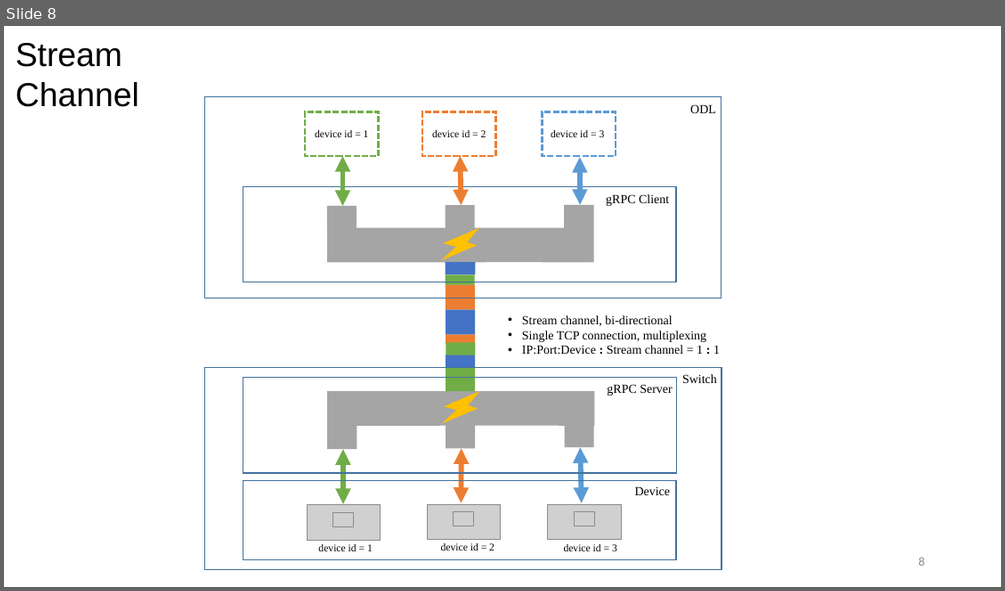
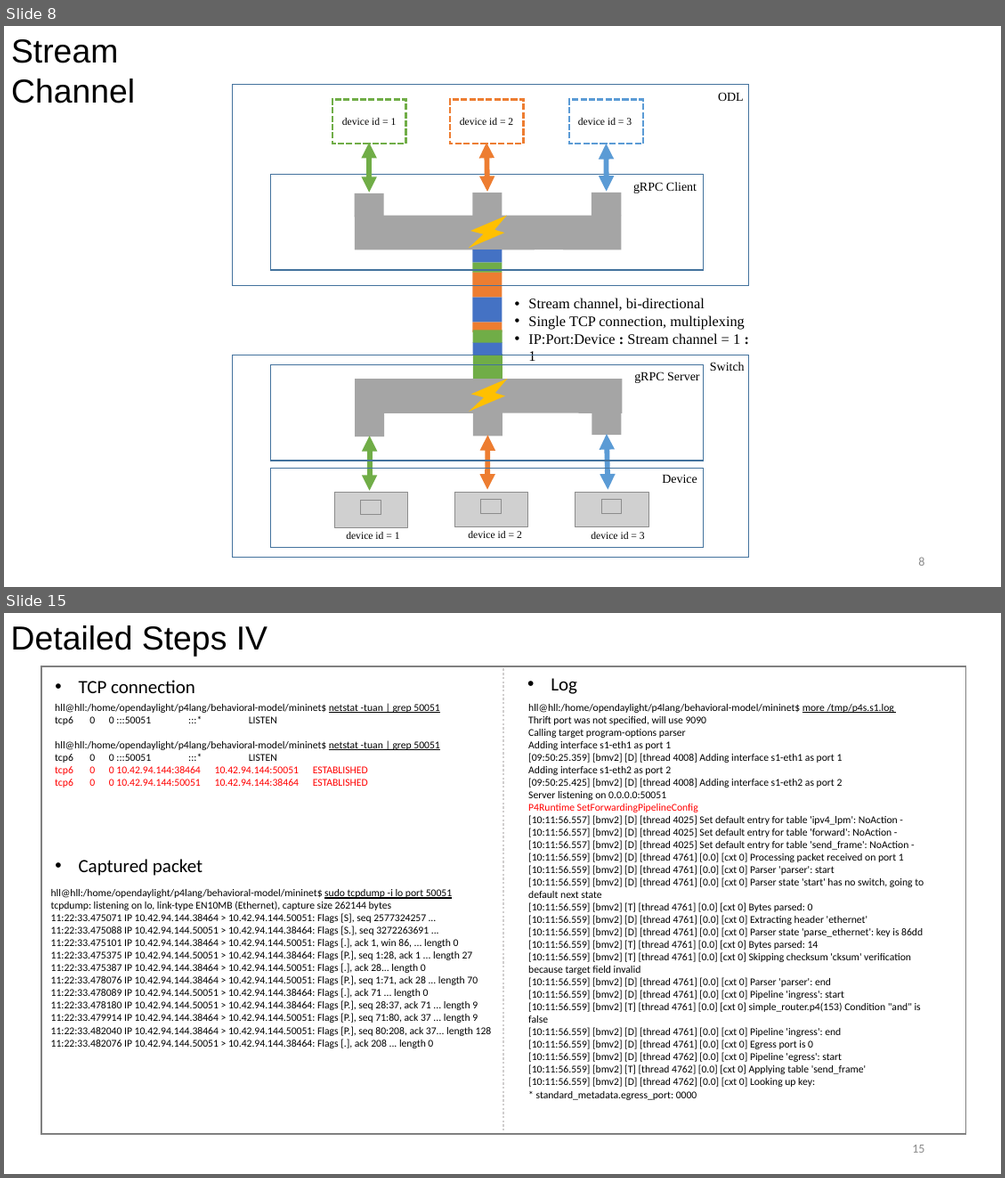
Before and after one commit to dingrui37/resources, a slide deck: ODL+P4 GNTC.pptx. Shown one above the other, each under a label of ours: slide 8 before the commit, slides 8 and 15 after it; the slides between them are not shown. The pictures are 1005x591 and 1005x1178 pixels, drawn with LibreOffice and Linux fonts; fonts in the diff are those of the drawing; grey boxes stand for pictures; background and template pictures are left out. Boxes give left, top, right and bottom in pixels: in the first picture for what was removed or moved away, otherwise in the second. Text is boxed around its words. In the diff, an @@ line names an element or a change of style, - is before the commit and + after.

```diff
--- a/ODL+P4 GNTC.pptx
+++ b/ODL+P4 GNTC.pptx
@@ slide 15 added at (4,613,1001,1174), background #FFFFFF @@
@@ text added at (11,625,267,656), 32 pt, text #000000 @@
+Detailed Steps IV
@@ rectangle added at (41,666,966,1134), outline #808080 1 pt @@
@@ text added at (79,680,195,693), 18 pt, text #000000 @@
+• TCP connection
@@ line added from (503, 668) to (503, 1134), #D0CECE 2 pt dashed @@
@@ text added at (550,678,577,694), 18 pt, text #000000 @@
+• Log
@@ text added at (55,704,439,787), 10 pt, text #000000 @@
+hll@hll:/home/opendaylight/p4lang/behavioral-model/mininet$ netstat -tuan | grep 50051
+tcp6 0 0 :::50051 :::* LISTEN
+hll@hll:/home/opendaylight/p4lang/behavioral-model/mininet$ netstat -tuan | grep 50051
+tcp6 0 0 :::50051 :::* LISTEN
+tcp6 0 0 10.42.94.144:38464 10.42.94.144:50051 ESTABLISHED
+tcp6 0 0 10.42.94.144:50051 10.42.94.144:38464 ESTABLISHED
@@ text added at (528,704,923,1100), 10 pt, text #000000 @@
+hll@hll:/home/opendaylight/p4lang/behavioral-model/mininet$ more /tmp/p4s.s1.log
+Thrift port was not specified, will use 9090
+Calling target program-options parser
+Adding interface s1-eth1 as port 1
+[09:50:25.359] [bmv2] [D] [thread 4008] Adding interface s1-eth1 as port 1
+Adding interface s1-eth2 as port 2
+[09:50:25.425] [bmv2] [D] [thread 4008] Adding interface s1-eth2 as port 2
+Server listening on 0.0.0.0:50051
+P4Runtime SetForwardingPipelineConfig
+[10:11:56.557] [bmv2] [D] [thread 4025] Set default entry for table 'ipv4_lpm': NoAction -
+[10:11:56.557] [bmv2] [D] [thread 4025] Set default entry for table 'forward': NoAction -
+[10:11:56.557] [bmv2] [D] [thread 4025] Set default entry for table 'send_frame': NoAction -
+[10:11:56.559] [bmv2] [D] [thread 4761] [0.0] [cxt 0] Processing packet received on port 1
+[10:11:56.559] [bmv2] [D] [thread 4761] [0.0] [cxt 0] Parser 'parser': start
+[10:11:56.559] [bmv2] [D] [thread 4761] [0.0] [cxt 0] Parser state 'start' has no switch, going to default next state
+[10:11:56.559] [bmv2] [T] [thread 4761] [0.0] [cxt 0] Bytes parsed: 0
+[10:11:56.559] [bmv2] [D] [thread 4761] [0.0] [cxt 0] Extracting header 'ethernet'
+[10:11:56.559] [bmv2] [D] [thread 4761] [0.0] [cxt 0] Parser state 'parse_ethernet': key is 86dd
+[10:11:56.559] [bmv2] [T] [thread 4761] [0.0] [cxt 0] Bytes parsed: 14
+[10:11:56.559] [bmv2] [T] [thread 4761] [0.0] [cxt 0] Skipping checksum 'cksum' verification because target field invalid
+[10:11:56.559] [bmv2] [D] [thread 4761] [0.0] [cxt 0] Parser 'parser': end
+[10:11:56.559] [bmv2] [D] [thread 4761] [0.0] [cxt 0] Pipeline 'ingress': start
+[10:11:56.559] [bmv2] [T] [thread 4761] [0.0] [cxt 0] simple_router.p4(153) Condition "and" is false
+[10:11:56.559] [bmv2] [D] [thread 4761] [0.0] [cxt 0] Pipeline 'ingress': end
+[10:11:56.559] [bmv2] [D] [thread 4761] [0.0] [cxt 0] Egress port is 0
+[10:11:56.559] [bmv2] [D] [thread 4762] [0.0] [cxt 0] Pipeline 'egress': start
+[10:11:56.559] [bmv2] [T] [thread 4762] [0.0] [cxt 0] Applying table 'send_frame'
+[10:11:56.559] [bmv2] [D] [thread 4762] [0.0] [cxt 0] Looking up key:
+* standard_metadata.egress_port: 0000
@@ text added at (79,859,202,876), 18 pt, text #000000 @@
+• Captured packet
@@ text added at (51,888,492,1048), 10 pt, text #000000 @@
+hll@hll:/home/opendaylight/p4lang/behavioral-model/mininet$ sudo tcpdump -i lo port 50051
+tcpdump: listening on lo, link-type EN10MB (Ethernet), capture size 262144 bytes
+11:22:33.475071 IP 10.42.94.144.38464 > 10.42.94.144.50051: Flags [S], seq 2577324257 ...
+11:22:33.475088 IP 10.42.94.144.50051 > 10.42.94.144.38464: Flags [S.], seq 3272263691 ...
+11:22:33.475101 IP 10.42.94.144.38464 > 10.42.94.144.50051: Flags [.], ack 1, win 86, ... length 0
+11:22:33.475375 IP 10.42.94.144.50051 > 10.42.94.144.38464: Flags [P.], seq 1:28, ack 1 ... length 27
+11:22:33.475387 IP 10.42.94.144.38464 > 10.42.94.144.50051: Flags [.], ack 28... length 0
+11:22:33.478076 IP 10.42.94.144.38464 > 10.42.94.144.50051: Flags [P.], seq 1:71, ack 28 ... length 70
+11:22:33.478089 IP 10.42.94.144.50051 > 10.42.94.144.38464: Flags [.], ack 71 ... length 0
+11:22:33.478180 IP 10.42.94.144.50051 > 10.42.94.144.38464: Flags [P.], seq 28:37, ack 71 ... length 9
+11:22:33.479914 IP 10.42.94.144.38464 > 10.42.94.144.50051: Flags [P.], seq 71:80, ack 37 ... length 9
+11:22:33.482040 IP 10.42.94.144.38464 > 10.42.94.144.50051: Flags [P.], seq 80:208, ack 37... length 128
+11:22:33.482076 IP 10.42.94.144.50051 > 10.42.94.144.38464: Flags [.], ack 208 ... length 0
@@ page number added at (912,1144,924,1152), 12 pt, text #8C8C8C @@
+15
@@ slide 8 changed as well @@
@@ text "Stream Channel": place and size @@
-text "Stream Channel" at (16,43,139,107)
+text "Stream Channel" at (11,39,135,103)
@@ 22 rectangles, 8 texts, 6 pictures, 6 double arrows, 4 freeform shapes: place and size @@
-22 rectangles, 8 texts, 6 pictures, 6 double arrows, 4 freeform shapes at (205,96,722,570)
+22 rectangles, 8 texts, 6 pictures, 6 double arrows, 4 freeform shapes at (232,85,749,557)
@@ text "Stream channel, bi-directional": place and size @@
-text "Stream channel, bi-directional" at (522,315,720,354)
+text "Stream channel, bi-directional" at (528,297,744,361)
@@ text "Stream channel, bi-directional" at (528,297,744,361): size 12 to 14 pt @@
```
Also in this commit, not shown: 9 other slides changed, 11 other slides added, 1 slide removed.
